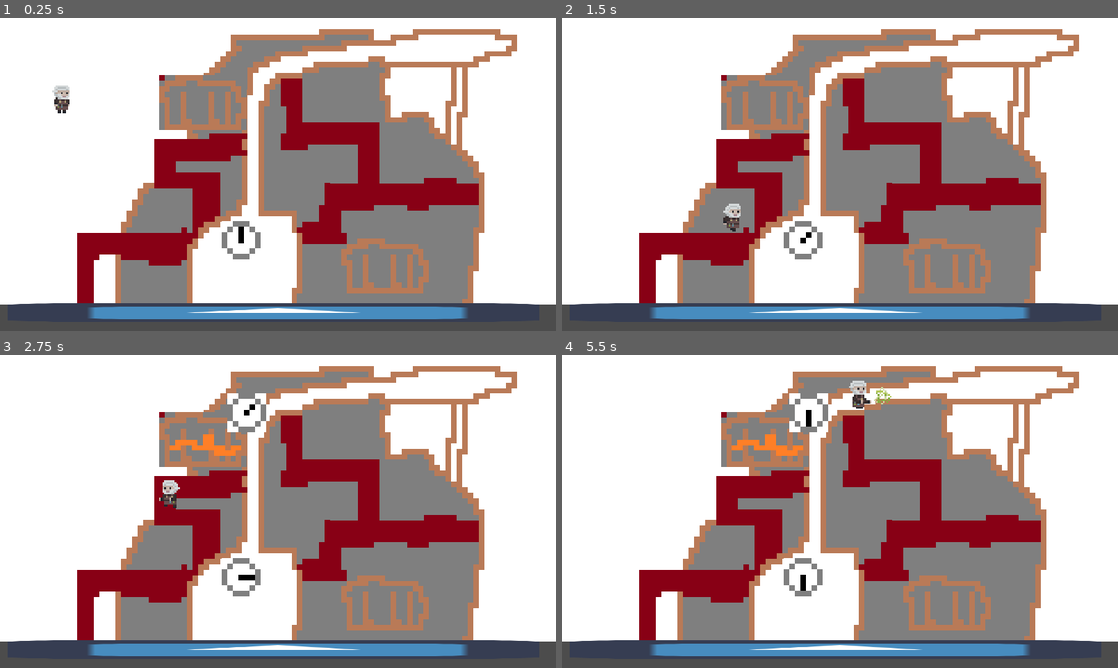
Above: before the commit, frames 1-4 (two rows, left to right).
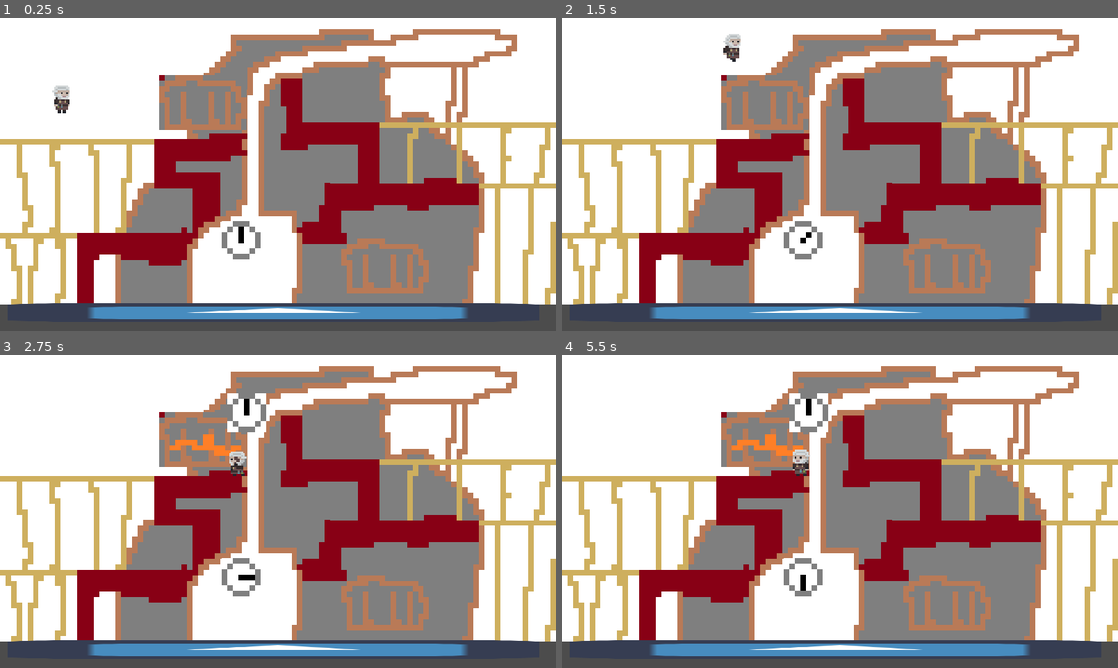
Above: after the commit, the same moments.

Repository: DerGernTod/minijam85
Game: Godot game, scene res://Main.tscn
The game is run twice, just before and just after one commit, with the same random seed, the same clock (stepped at 60 frames per second) and the same inputs. The engine's default icon, where the game draws it, is replaced by a stand-in: a white triangle on a blue panel in a dark square.
Inputs:
- Up to frame 1 (0.25 s): no input
- Up to frame 2 (1.5 s): hold Right (ui_right) from 0.53 s (still down); tap W (interact) at 0.6 s; tap Space (ui_select) at 0.77 s; tap Q (shoot) at 1.35 s
- Up to frame 3 (2.75 s): tap Space (ui_select) at 1.52 s; release Right (ui_right) at 2.03 s; hold Left (ui_left) from 2.03 s (still down); tap W (interact) at 2.1 s
- Up to frame 4 (5.5 s): release Left (ui_left) at 2.78 s; hold Right (ui_right) 2.78-4.28 s; tap Q (shoot) at 2.85, 4.35 s; tap Space (ui_select) at 3.02, 3.77, 4.52 s; tap W (interact) at 3.6, 5.1 s; hold Left (ui_left) 4.28-5.03 s; hold Right (ui_right) from 5.03 s (still down)

The runs differ from the first frame. In frame 1, 5.4% of the frame differs, in the area x 0-100%, y 33-92%; in frame 2, 5.8%; in frame 3, 5.8%; in frame 4, 6.0%, in the area x 0-100%, y 8-92%.

Commit message:
player drop through ground

Diff:
--- a/enemy/Enemy.gd
+++ b/enemy/Enemy.gd
@@ -1,4 +1,6 @@
 extends KinematicBody2D
+
+var _direction = 0
 
 const STATES = {
 	"move_to_target": {
@@ -28,7 +30,5 @@
 	# search new target, then switch state
 	cur_state = STATES.move_to_target.update
 
-
-func _ready() -> void:
-	# chose one of tree's enemy paths
-	pass
+func set_direction(dir: int) -> void:
+	_direction = dir
--- a/level/Level.tscn
+++ b/level/Level.tscn
@@ -1,8 +1,9 @@
-[gd_scene load_steps=6 format=2]
+[gd_scene load_steps=7 format=2]
 
 [ext_resource path="res://player/Player.tscn" type="PackedScene" id=1]
 [ext_resource path="res://icon.png" type="Texture" id=2]
 [ext_resource path="res://machine/Machine.tscn" type="PackedScene" id=3]
+[ext_resource path="res://level/Spawner.tscn" type="PackedScene" id=4]
 [ext_resource path="res://level/Level.gd" type="Script" id=5]
 
 [sub_resource type="RectangleShape2D" id=1]
@@ -27,4 +28,8 @@
 scale = Vector2( 28.68, 1 )
 texture = ExtResource( 2 )
 
+[node name="Spawner" parent="." instance=ExtResource( 4 )]
+position = Vector2( 59.33, 305.125 )
+direction = 1
+
 [connection signal="part_destroyed" from="Machine" to="." method="_on_Machine_part_destroyed"]
--- /dev/null
+++ b/level/Spawner.gd
@@ -0,0 +1,19 @@
+extends Position2D
+
+onready var _timer = $Timer
+onready var _enemy_scene = preload("res://enemy/Enemy.tscn")
+
+enum Direction { LEFT = -1, RIGHT = 1 }
+export(Direction) var direction
+
+func _ready() -> void:
+	_timer.wait_time = rand_range(5.0, 15.0)
+	_timer.connect("timeout", self, "_on_timer_timeout")
+
+
+func _on_timer_timeout() -> void:
+	var enemy = _enemy_scene.instance()
+	add_child(enemy)
+	enemy.position = Vector2.ZERO
+	enemy.set_direction(direction)
+	_timer.wait_time = rand_range(5.0, 15.0)
--- /dev/null
+++ b/level/Spawner.tscn
@@ -0,0 +1,9 @@
+[gd_scene load_steps=2 format=2]
+
+[ext_resource path="res://level/Spawner.gd" type="Script" id=1]
+
+[node name="Spawner" type="Position2D"]
+script = ExtResource( 1 )
+
+[node name="Timer" type="Timer" parent="."]
+wait_time = 5.0
--- a/machine/Machine.tscn
+++ b/machine/Machine.tscn
@@ -6,16 +6,16 @@
 [ext_resource path="res://clock/Clock.tscn" type="PackedScene" id=4]
 
 [sub_resource type="RectangleShape2D" id=1]
-extents = Vector2( 190.042, 28.7898 )
+extents = Vector2( 406.462, 28.7898 )
 
 [sub_resource type="RectangleShape2D" id=2]
 extents = Vector2( 113.315, 17.8572 )
 
 [sub_resource type="RectangleShape2D" id=3]
-extents = Vector2( 169.524, 35.9598 )
+extents = Vector2( 597.1, 35.9598 )
 
 [sub_resource type="RectangleShape2D" id=4]
-extents = Vector2( 279.168, 34.879 )
+extents = Vector2( 666.67, 34.879 )
 
 [sub_resource type="RectangleShape2D" id=5]
 extents = Vector2( 67.0361, 37.7074 )
@@ -34,7 +34,7 @@
 [node name="StaticBodies" type="Node2D" parent="."]
 
 [node name="StaticBody2D" type="StaticBody2D" parent="StaticBodies"]
-position = Vector2( 454.988, 770.896 )
+position = Vector2( 268.988, 770.896 )
 
 [node name="CollisionShape2D" type="CollisionShape2D" parent="StaticBodies/StaticBody2D"]
 shape = SubResource( 1 )
@@ -48,21 +48,21 @@
 one_way_collision = true
 
 [node name="StaticBody2D3" type="StaticBody2D" parent="StaticBodies"]
-position = Vector2( 700.366, 452.289 )
+position = Vector2( 256.366, 452.289 )
 
 [node name="CollisionShape2D" type="CollisionShape2D" parent="StaticBodies/StaticBody2D3"]
 shape = SubResource( 3 )
 one_way_collision = true
 
 [node name="StaticBody2D4" type="StaticBody2D" parent="StaticBodies"]
-position = Vector2( 1144.35, 398.317 )
+position = Vector2( 1580.35, 398.317 )
 
 [node name="CollisionShape2D" type="CollisionShape2D" parent="StaticBodies/StaticBody2D4"]
 shape = SubResource( 3 )
 one_way_collision = true
 
 [node name="StaticBody2D5" type="StaticBody2D" parent="StaticBodies"]
-position = Vector2( 1372.78, 605.357 )
+position = Vector2( 1786.78, 605.357 )
 
 [node name="CollisionShape2D" type="CollisionShape2D" parent="StaticBodies/StaticBody2D5"]
 shape = SubResource( 4 )
--- a/player/Player.gd
+++ b/player/Player.gd
@@ -11,6 +11,7 @@
 onready var sprite = $Sprite
 onready var lightning = $Lightning
 onready var init_sprite_scale = sprite.scale
+onready var _init_layers = collision_mask
 
 export var speed := 10.0
 export var damping := 1.0
@@ -20,6 +21,7 @@
 var lightning_active := false
 var can_use_repair = false setget _set_can_use_repair
 var is_repairing = false
+var _is_dropping = false
 
 func _ready() -> void:
 	pass
@@ -46,6 +48,16 @@
 	sprite.animation = "idle"
 
 
+func _drop_down() -> void:
+	if _is_dropping:
+		return
+	_is_dropping = true
+	collision_mask = collision_mask - 1
+	yield(get_tree().create_timer(0.5), "timeout")
+	collision_mask = collision_mask + 1
+	_is_dropping = false
+
+
 func _physics_process(delta: float) -> void:
 	if can_use_repair and is_on_floor() and Input.is_action_just_pressed("interact"):
 		_repair()
@@ -65,6 +77,8 @@
 		else:
 			sprite.animation = "attack"
 		_trigger_lightning()
+	if Input.is_action_just_pressed("ui_down") and position.y < 900:
+		_drop_down()
 
 	if not lightning_active:
 		if not is_on_floor():
--- a/player/Player.tscn
+++ b/player/Player.tscn
@@ -9,6 +9,8 @@
 height = 40.8133
 
 [node name="Player" type="KinematicBody2D"]
+collision_layer = 2
+collision_mask = 3
 script = ExtResource( 2 )
 speed = 5500.0
 damping = 10.5
@@ -22,7 +24,7 @@
 scale = Vector2( 6, 6 )
 frames = ExtResource( 1 )
 animation = "repair"
-frame = 28
+frame = 13
 playing = true
 
 [node name="Lightning" parent="." instance=ExtResource( 3 )]
Not shown: 1 places in level/Level.tscn that only renumber resources
Binary file changed: machine/machine_temp.png
